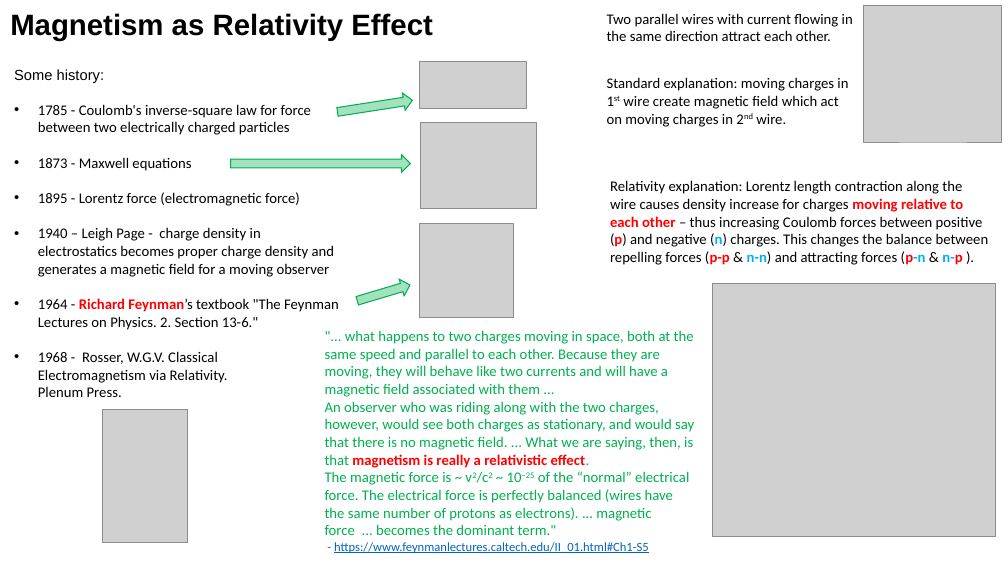
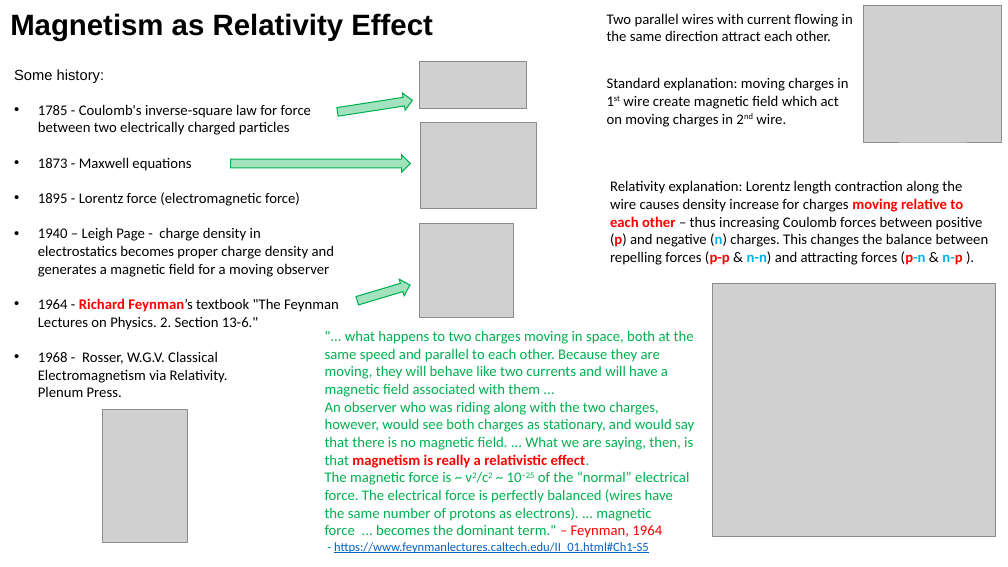
Before and after one commit to lselector/misc, a slide deck: slide 1 of Magnetism_and_Relativity.pptx. Drawn at 1008x567 pixels with LibreOffice and Linux fonts; fonts in the diff are those of the drawing; grey boxes stand for pictures. Boxes give left, top, right and bottom in pixels: in the first picture for what was removed or moved away, otherwise in the second. Text is boxed around its words. In the diff, an @@ line names an element or a change of style, - is before the commit and + after.

```diff
--- a/Magnetism_and_Relativity.pptx
+++ b/Magnetism_and_Relativity.pptx
@@ text at [325,471,689,538]: text changed @@
-The magnetic force is ~ v2/c2 ~ 10−25 of the “normal” electrical force. The electrical force is perfectly balanced (wires have the same number of protons as electrons). ... magnetic force ... becomes the dominant term."
+The magnetic force is ~ v2/c2 ~ 10−25 of the “normal” electrical force. The electrical force is perfectly balanced (wires have the same number of protons as electrons). ... magnetic force ... becomes the dominant term." – Feynman, 1964
```
